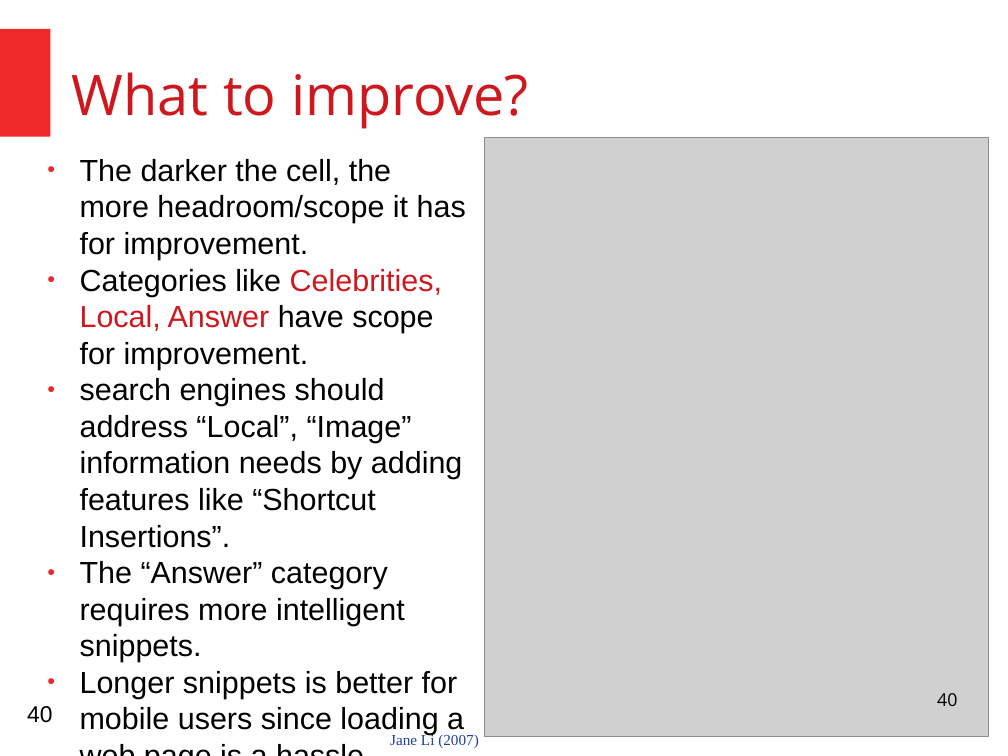
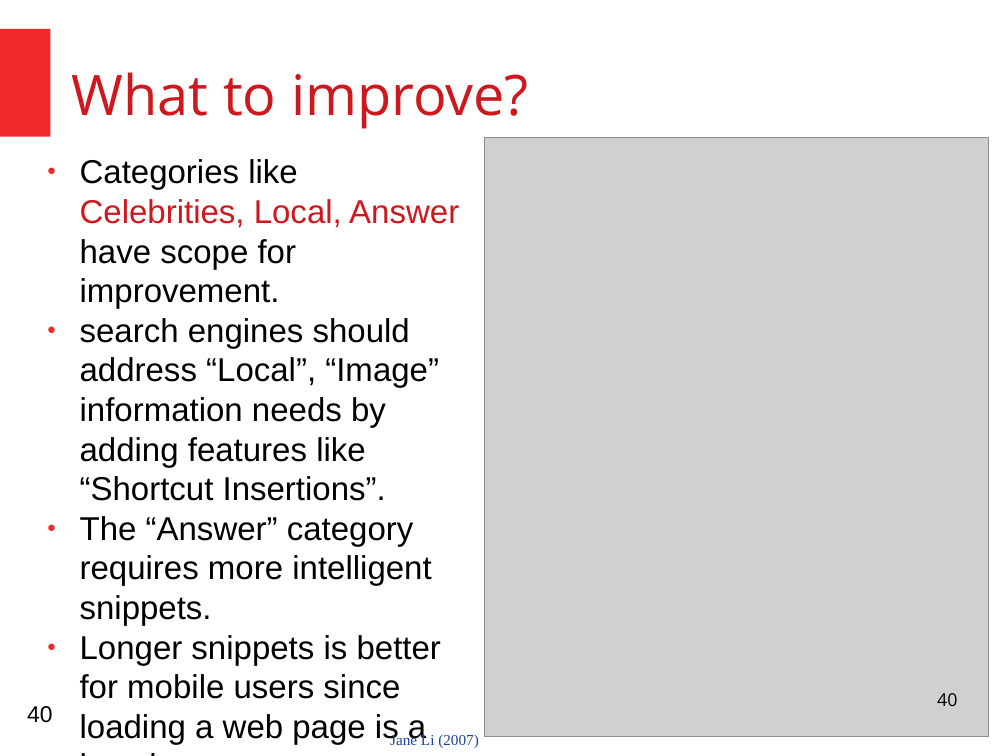
Before and after one commit to HussamHallak/cs834-f17, a slide deck: slide 40 of assignments/P3/P3.odp. Drawn at 1008x756 pixels with LibreOffice and Linux fonts; fonts in the diff are those of the drawing; grey boxes stand for pictures. Boxes give left, top, right and bottom in pixels: in the first picture for what was removed or moved away, otherwise in the second. Text is boxed around its words. In the diff, an @@ line names an element or a change of style, - is before the commit and + after.

```diff
--- a/assignments/P3/P3.odp
+++ b/assignments/P3/P3.odp
@@ text "Categories like Celebrities, Local, Answer ..." at (x1=80, y1=159, x2=459, y2=744): size 24 to 26 pt @@
@@ text at (x1=80, y1=159, x2=466, y2=260): paragraph removed @@
-● The darker the cell, the more headroom/scope it has for improvement.
```
Also in this commit, not shown: 4 other slides changed, 2 other files.
